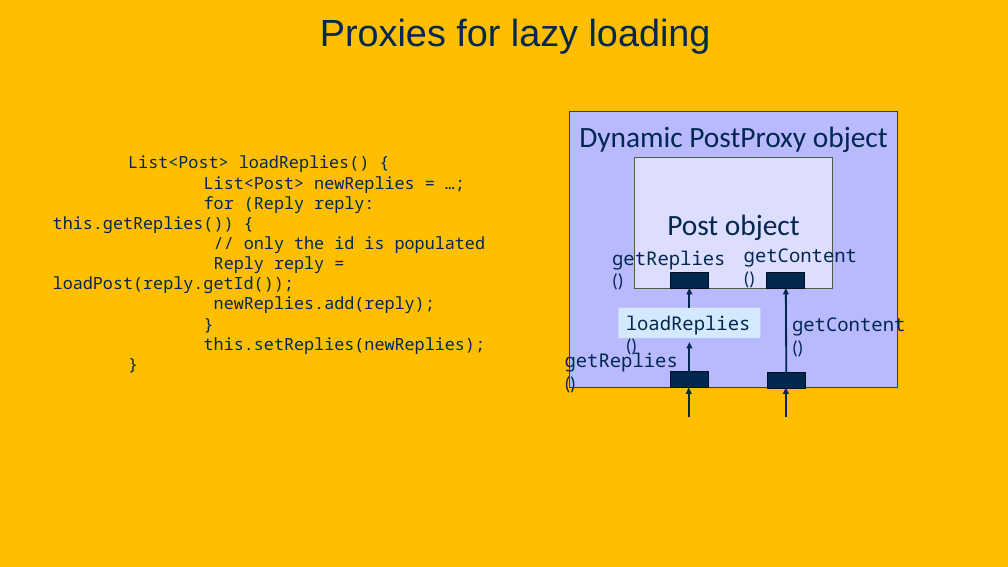
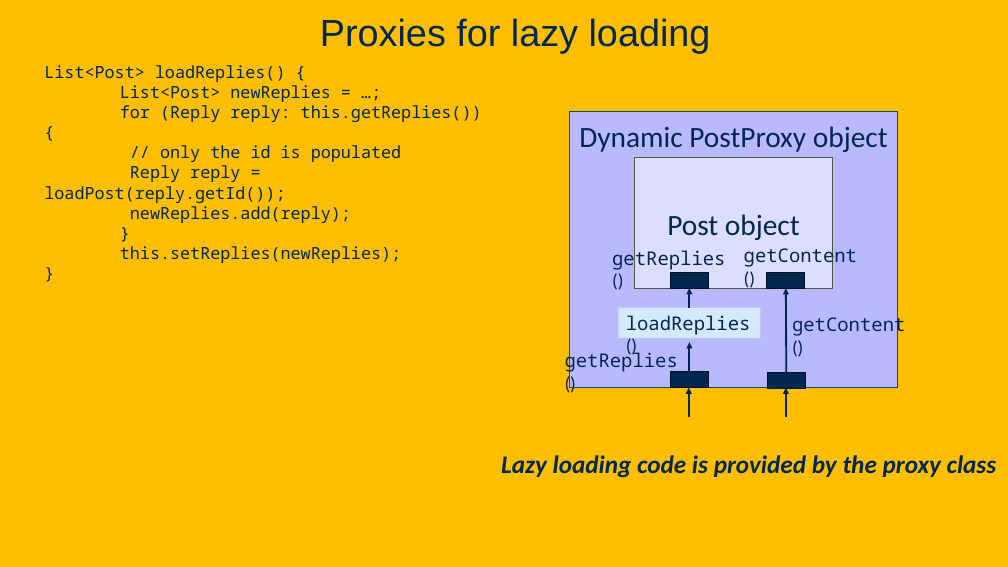
Before and after one commit to davsec-teaching/ecs160-f25, a slide deck: slide 130 of slides/5_annotations_and_reflection.pptx (slide 121 before the commit). Drawn at 1008x567 pixels with LibreOffice and Linux fonts; fonts in the diff are those of the drawing; background and template pictures are left out. Boxes give left, top, right and bottom in pixels: in the first picture for what was removed or moved away, otherwise in the second. Text is boxed around its words. In the diff, an @@ line names an element or a change of style, - is before the commit and + after.

Commit message:
Updates to dynamic proxy and software arch.

```diff
--- a/slides/5_annotations_and_reflection.pptx
+++ b/slides/5_annotations_and_reflection.pptx
@@ text "List<Post> loadReplies() {" rewrapped from (x1=53, y1=155, x2=485, y2=354) to (x1=44, y1=65, x2=482, y2=263) @@
@@ text added at (x1=501, y1=455, x2=997, y2=478), 24 pt, text #022850, bold, italic @@
+Lazy loading code is provided by the proxy class
```
Also in this commit, not shown: 6 other slides changed, 12 slides added, 1 slide removed, 1 other file.
